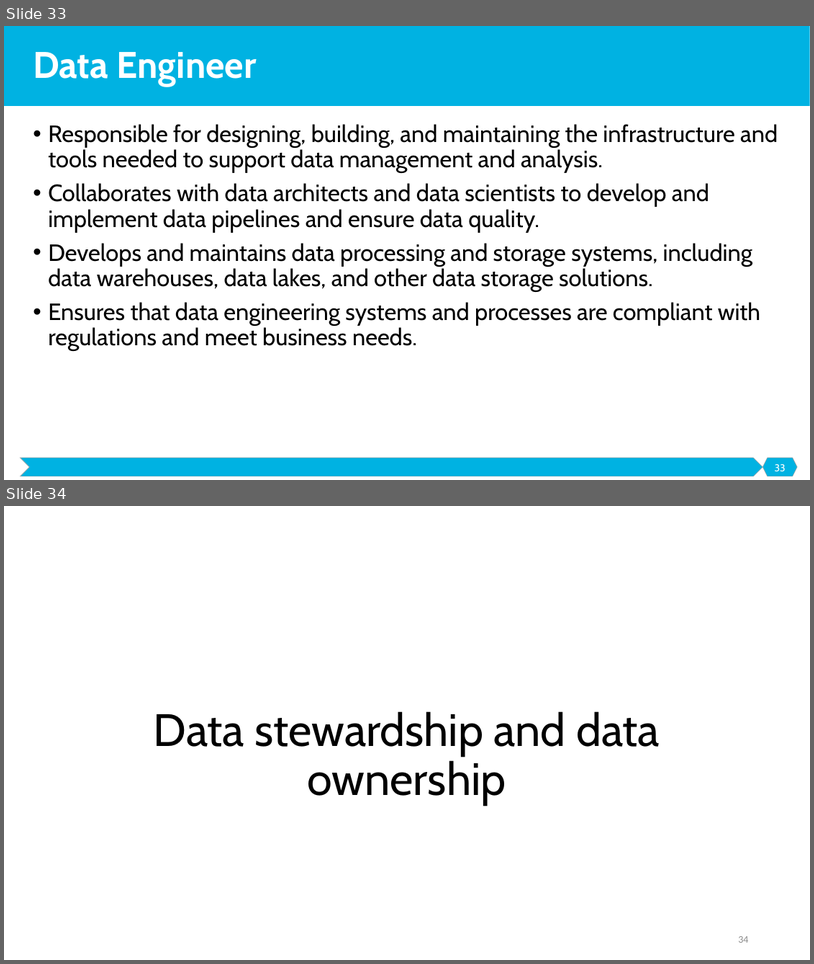
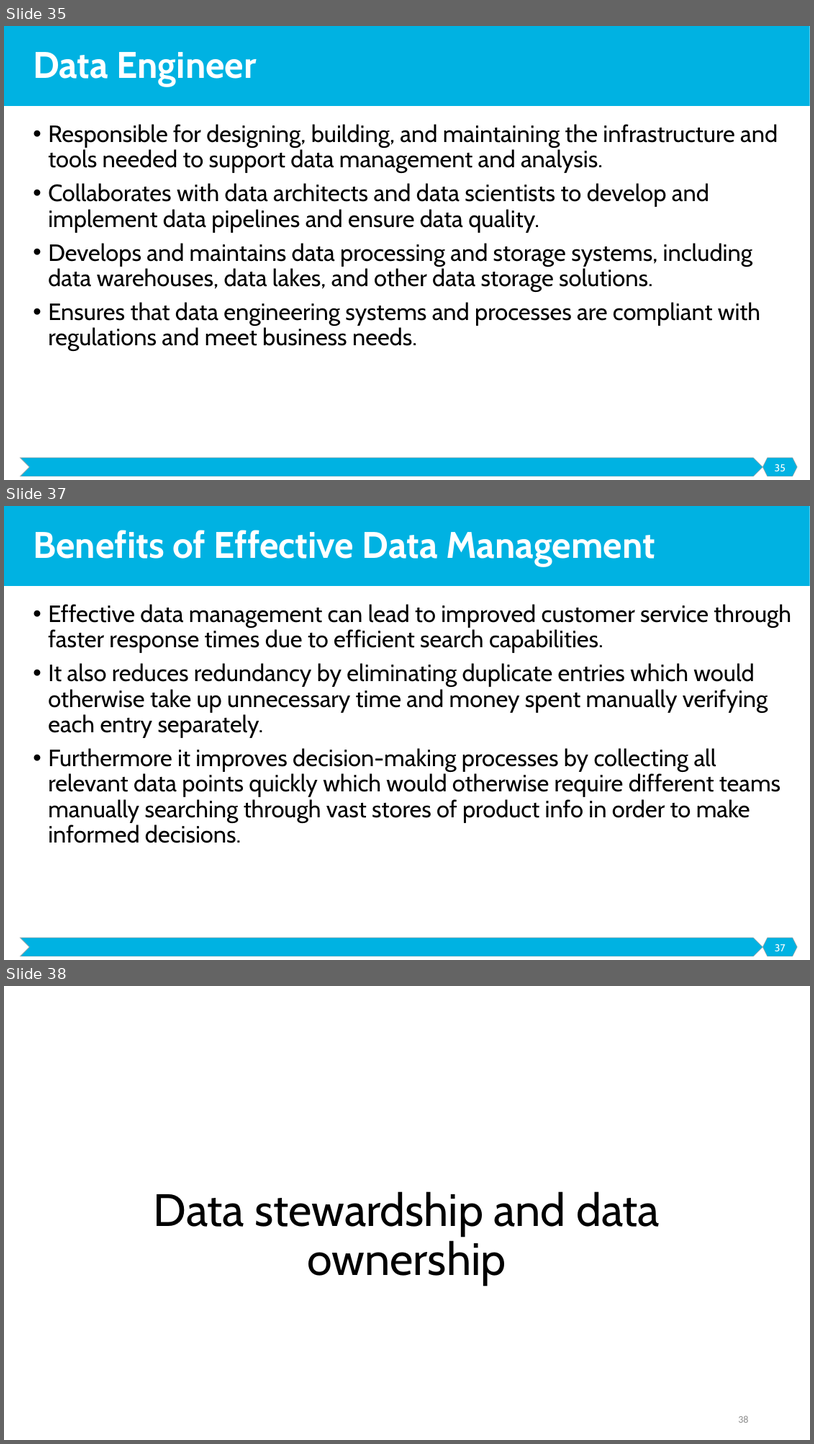
Before and after one commit to malenezi/malenezi, a slide deck: IS466/Lectures/2-DG-Roles and Responsibilities/Data Governance Roles and Responsibilities.pptx. Shown one above the other, each under a label of ours: slides 33 and 34 before the commit, slides 35, 37 and 38 after it; the slides between them are not shown. The pictures are 814x964 and 814x1444 pixels, drawn with LibreOffice and Linux fonts; fonts in the diff are those of the drawing. Boxes give left, top, right and bottom in pixels: in the first picture for what was removed or moved away, otherwise in the second. Text is boxed around its words. In the diff, an @@ line names an element or a change of style, - is before the commit and + after.

```diff
--- a/IS466/Lectures/2-DG-Roles and Responsibilities/Data Governance Roles and Responsibilities.pptx
+++ b/IS466/Lectures/2-DG-Roles and Responsibilities/Data Governance Roles and Responsibilities.pptx
@@ slide 37 added at (x1=4, y1=506, x2=810, y2=960), background #FFFFFF; not listed: 3 template elements that a slide beside it also shows @@
@@ title added at (x1=33, y1=530, x2=655, y2=566), 44 pt, text #FFFFFF, bold @@
+Benefits of Effective Data Management
@@ text added at (x1=48, y1=604, x2=792, y2=843), 28 pt, text #000000 @@
+• Effective data management can lead to improved customer service through faster response times due to efficient search capabilities.
+• It also reduces redundancy by eliminating duplicate entries which would otherwise take up unnecessary time and money spent manually verifying each entry separately.
+• Furthermore it improves decision-making processes by collecting all relevant data points quickly which would otherwise require different teams manually searching through vast stores of product info in order to make informed decisions.
@@ page number added at (x1=775, y1=944, x2=786, y2=951), 12 pt, text #FFFFFF @@
+37
@@ what was slide 33 is now slide 35 @@
@@ what was slide 34 is now slide 38 @@
@@ page number at (x1=738, y1=1415, x2=748, y2=1422): text changed @@
-34
+38
```
Also in this commit, not shown: 1 slide changed, 4 other slides added, 45 slides removed, 8 other files.
